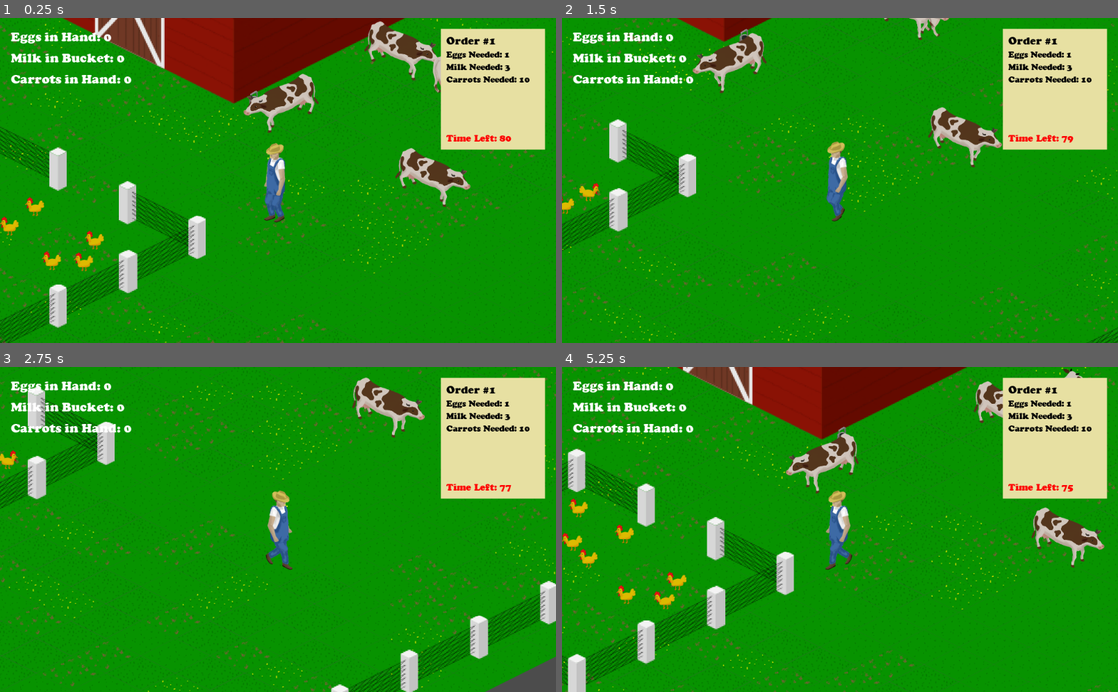
Above: before the commit, frames 1-4 (two rows, left to right).
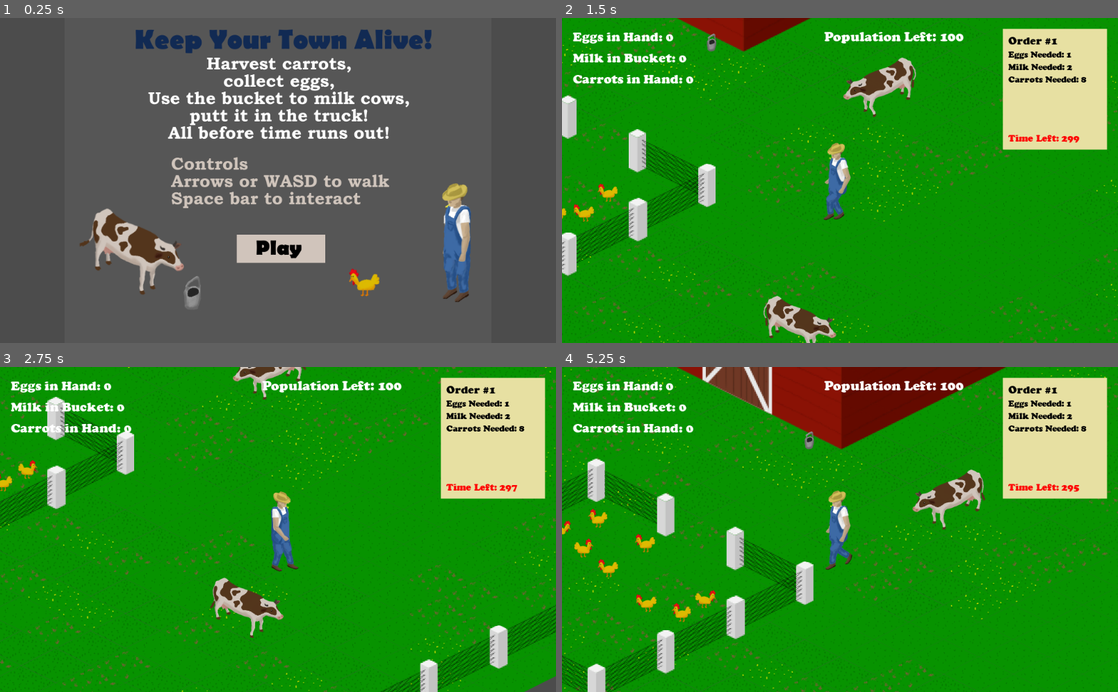
Above: after the commit, the same moments.

Repository: CodeChomper/LDJam46
Game: Godot game, scene res://Scenes/GameIntro.tscn
The game is run twice, just before and just after one commit, with the same random seed, the same clock (stepped at 60 frames per second) and the same inputs. Before the commit the project starts from res://Scenes/Farm.tscn.
Inputs (mouse positions are in pixels of both pictures, inside the frame that each line leads up to):
- Up to frame 1 (0.25 s): no input
- Up to frame 2 (1.5 s): move the mouse to (962, 164) at 0.52 s; hold Right (ui_right) 0.53-1.28 s; tap Space (Interact) at 0.6, 1.35 s; click (962, 164) at 0.67 s; move the mouse to (728, 196) at 1.27 s; hold Down (ui_down) from 1.28 s (still down); click (728, 196) at 1.42 s
- Up to frame 3 (2.75 s): move the mouse to (333, 458) at 2.02 s; release Down (ui_down) at 2.03 s; hold Right (ui_right) from 2.03 s (still down); tap Space (Interact) at 2.1 s; click (333, 458) at 2.17 s
- Up to frame 4 (5.25 s): move the mouse to (812, 594) at 2.77 s; release Right (ui_right) at 2.78 s; hold Up (ui_up) 2.78-3.53 s; tap Space (Interact) every 0.75 s from 2.85 to 5.1 s; click (812, 594) at 2.92 s; move the mouse to (1006, 578) at 3.52 s; hold Left (ui_left) 3.53-5.03 s; click (1006, 578) at 3.67 s; move the mouse to (673, 480) at 4.27 s; click (673, 480) at 4.42 s; move the mouse to (867, 529) at 5.02 s; hold Down (ui_down) from 5.03 s (still down); click (867, 529) at 5.17 s

The runs differ from the first frame. In frame 1, 100% of the frame differs, in the area x 0-100%, y 0-100%; in frame 2, 14%; in frame 3, 15%; in frame 4, 19%.

Commit message:
Thats all folks

Diff:
--- a/Scenes/Chicken.tscn
+++ b/Scenes/Chicken.tscn
@@ -27,6 +27,7 @@
 [ext_resource path="res://Animations/Chicken/Hop_3.png" type="Texture" id=25]
 [ext_resource path="res://Animations/Chicken/LayEgg_0.png" type="Texture" id=26]
 [ext_resource path="res://Scripts/Chicken.gd" type="Script" id=27]
+[ext_resource path="res://Sound/chiken.wav" type="AudioStream" id=28]
 
 [sub_resource type="SpriteFrames" id=1]
 animations = [ {
@@ -86,6 +87,11 @@
 
 [node name="EggTimer" type="Timer" parent="."]
 wait_time = 3.0
+
+[node name="LayEgg" type="AudioStreamPlayer2D" parent="."]
+stream = ExtResource( 28 )
+volume_db = -17.04
+pitch_scale = 1.47
 [connection signal="animation_finished" from="Animations" to="." method="_on_animation_finished"]
 [connection signal="area_entered" from="FarmerDetectionArea" to="." method="_on_FarmerDetectionArea_area_entered"]
 [connection signal="timeout" from="EggTimer" to="." method="_on_EggTimer_timeout"]
--- a/Scenes/Farm.tscn
+++ b/Scenes/Farm.tscn
@@ -544,23 +544,23 @@
 z_index = 1
 
 [node name="Cow" parent="YSort" instance=ExtResource( 9 )]
-position = Vector2( 672.98, 351.819 )
+position = Vector2( 376, 704 )
 z_index = 1
 
 [node name="Cow2" parent="YSort" instance=ExtResource( 9 )]
-position = Vector2( 615.933, 117.235 )
+position = Vector2( -32, -672 )
 z_index = 1
 
 [node name="Cow3" parent="YSort" instance=ExtResource( 9 )]
-position = Vector2( 427.188, 214.712 )
+position = Vector2( 624, 264 )
 z_index = 1
 
 [node name="Cow4" parent="YSort" instance=ExtResource( 9 )]
-position = Vector2( 818.392, -13.8763 )
+position = Vector2( -496, -248 )
 z_index = 1
 
 [node name="Cow5" parent="YSort" instance=ExtResource( 9 )]
-position = Vector2( 731.787, 157.327 )
+position = Vector2( -1168, -144 )
 z_index = 1
 
 [node name="Chicken" parent="YSort" instance=ExtResource( 4 )]
@@ -591,6 +591,7 @@
 position = Vector2( 46.8182, 519.541 )
 
 [node name="Bucket" parent="YSort" instance=ExtResource( 7 )]
+position = Vector2( 264, 208 )
 z_index = 1
 
 [node name="TruckResetArea" type="Area2D" parent="."]
--- a/Scenes/Farmer.tscn
+++ b/Scenes/Farmer.tscn
@@ -101,6 +101,9 @@
 [ext_resource path="res://Animations/Farmer/FarmerUp-WalkBucket_09.png" type="Texture" id=99]
 [ext_resource path="res://Animations/Farmer/FarmerDown-WalkBucket_07.png" type="Texture" id=100]
 [ext_resource path="res://Animations/Farmer/FarmerUp-Walk_00.png" type="Texture" id=101]
+[ext_resource path="res://Sound/mooo.wav" type="AudioStream" id=102]
+[ext_resource path="res://Sound/footsteps.wav" type="AudioStream" id=103]
+[ext_resource path="res://Sound/DropInTruck.wav" type="AudioStream" id=104]
 [ext_resource path="res://Animations/Farmer/FarmerDown-Milk_02.png" type="Texture" id=105]
 [ext_resource path="res://Animations/Farmer/FarmerDown-Milk_01.png" type="Texture" id=106]
 [ext_resource path="res://Animations/Farmer/FarmerDown-Milk_03.png" type="Texture" id=107]
@@ -121,6 +124,7 @@
 [ext_resource path="res://Animations/Farmer/FarmerDown-Milk_09.png" type="Texture" id=122]
 [ext_resource path="res://Animations/Farmer/FarmerUp-Milk_00.png" type="Texture" id=123]
 [ext_resource path="res://Animations/Farmer/FarmerDown-Milk_06.png" type="Texture" id=124]
+[ext_resource path="res://Sound/Fail.wav" type="AudioStream" id=125]
 
 [sub_resource type="SpriteFrames" id=1]
 animations = [ {
@@ -213,6 +217,20 @@
 [node name="CollisionShape2D" type="CollisionShape2D" parent="FarmerArea2D"]
 position = Vector2( -0.970642, 32.0299 )
 shape = SubResource( 3 )
+
+[node name="MooPlayer" type="AudioStreamPlayer2D" parent="."]
+stream = ExtResource( 102 )
+
+[node name="Footsteeps" type="AudioStreamPlayer2D" parent="."]
+stream = ExtResource( 103 )
+pitch_scale = 1.07
+
+[node name="DeliverGoods" type="AudioStreamPlayer2D" parent="."]
+stream = ExtResource( 104 )
+pitch_scale = 0.77
+
+[node name="FailOrder" type="AudioStreamPlayer2D" parent="."]
+stream = ExtResource( 125 )
 [connection signal="animation_finished" from="Animations" to="." method="_on_animation_finished"]
 [connection signal="area_entered" from="FarmerArea2D" to="." method="_on_FarmerArea2D_area_entered"]
 [connection signal="area_exited" from="FarmerArea2D" to="." method="_on_FarmerArea2D_area_exited"]
--- /dev/null
+++ b/Scenes/GameIntro.tscn
@@ -0,0 +1,25 @@
+[gd_scene load_steps=3 format=2]
+
+[ext_resource path="res://GameIntro.png" type="Texture" id=1]
+[ext_resource path="res://Scripts/GameIntro.gd" type="Script" id=2]
+
+[node name="Control" type="Control"]
+anchor_right = 1.0
+anchor_bottom = 1.0
+script = ExtResource( 2 )
+__meta__ = {
+"_edit_use_anchors_": false
+}
+
+[node name="CenterContainer" type="CenterContainer" parent="."]
+anchor_right = 1.0
+anchor_bottom = 1.0
+__meta__ = {
+"_edit_use_anchors_": false
+}
+
+[node name="TextureRect" type="TextureRect" parent="CenterContainer"]
+margin_left = 119.0
+margin_right = 905.0
+margin_bottom = 600.0
+texture = ExtResource( 1 )
--- /dev/null
+++ b/Scenes/GameOver.tscn
@@ -0,0 +1,46 @@
+[gd_scene load_steps=5 format=2]
+
+[ext_resource path="res://Scripts/GameOver.gd" type="Script" id=1]
+[ext_resource path="res://PlayAgainOver.png" type="Texture" id=2]
+[ext_resource path="res://GameOver.png" type="Texture" id=3]
+[ext_resource path="res://PlayAgainUp.png" type="Texture" id=4]
+
+[node name="Node2D" type="Node2D"]
+script = ExtResource( 1 )
+
+[node name="CanvasLayer" type="CanvasLayer" parent="."]
+
+[node name="VBoxContainer" type="VBoxContainer" parent="CanvasLayer"]
+anchor_right = 1.0
+anchor_bottom = 1.0
+__meta__ = {
+"_edit_use_anchors_": false
+}
+
+[node name="CenterContainer" type="CenterContainer" parent="CanvasLayer/VBoxContainer"]
+margin_right = 1024.0
+margin_bottom = 600.0
+size_flags_horizontal = 3
+size_flags_vertical = 3
+
+[node name="TextureRect" type="TextureRect" parent="CanvasLayer/VBoxContainer/CenterContainer"]
+margin_left = 119.0
+margin_right = 905.0
+margin_bottom = 600.0
+size_flags_horizontal = 3
+size_flags_vertical = 3
+texture = ExtResource( 3 )
+
+[node name="CenterContainer2" type="CenterContainer" parent="CanvasLayer/VBoxContainer/CenterContainer"]
+margin_left = 349.0
+margin_top = 259.0
+margin_right = 674.0
+margin_bottom = 341.0
+
+[node name="TextureButton" type="TextureButton" parent="CanvasLayer/VBoxContainer/CenterContainer/CenterContainer2"]
+margin_right = 325.0
+margin_bottom = 82.0
+texture_normal = ExtResource( 4 )
+texture_pressed = ExtResource( 2 )
+texture_hover = ExtResource( 2 )
+[connection signal="button_down" from="CanvasLayer/VBoxContainer/CenterContainer/CenterContainer2/TextureButton" to="." method="_on_TextureButton_button_down"]
--- a/Scenes/Truck.tscn
+++ b/Scenes/Truck.tscn
@@ -1,7 +1,8 @@
-[gd_scene load_steps=4 format=2]
+[gd_scene load_steps=5 format=2]
 
 [ext_resource path="res://Props/Truck.png" type="Texture" id=1]
 [ext_resource path="res://Scripts/Truck.gd" type="Script" id=2]
+[ext_resource path="res://Sound/TruckDriveAway.wav" type="AudioStream" id=3]
 
 [sub_resource type="CircleShape2D" id=1]
 radius = 161.922
@@ -25,4 +26,7 @@
 
 [node name="CollisionPolygon2D" type="CollisionPolygon2D" parent="."]
 polygon = PoolVector2Array( -273.532, -74.6395, -125.278, -164.209, 292.302, 64.348, 81.6587, 208.277, -300.711, 18.0188 )
+
+[node name="DriveAway" type="AudioStreamPlayer2D" parent="."]
+stream = ExtResource( 3 )
 [connection signal="area_entered" from="TruckArea" to="." method="_on_TruckArea_area_entered"]
--- a/Scenes/UI.tscn
+++ b/Scenes/UI.tscn
@@ -6,6 +6,10 @@
 
 [sub_resource type="DynamicFont" id=1]
 size = 24
+font_data = ExtResource( 1 )
+
+[sub_resource type="DynamicFont" id=5]
+size = 25
 font_data = ExtResource( 1 )
 
 [sub_resource type="DynamicFont" id=2]
@@ -34,31 +38,49 @@
 }
 
 [node name="LeftColumn" type="VBoxContainer" parent="."]
-margin_right = 788.0
+margin_right = 392.0
 margin_bottom = 560.0
 size_flags_horizontal = 3
 size_flags_vertical = 3
 custom_constants/separation = 10
 
 [node name="EggsLabel" type="Label" parent="LeftColumn"]
-margin_right = 788.0
+margin_right = 392.0
 margin_bottom = 29.0
 custom_fonts/font = SubResource( 1 )
 text = "Eggs in Hand: 0	"
 
 [node name="MilkLabel" type="Label" parent="LeftColumn"]
 margin_top = 39.0
-margin_right = 788.0
+margin_right = 392.0
 margin_bottom = 68.0
 custom_fonts/font = SubResource( 1 )
 text = "Milk in Bucket: 0	"
 
 [node name="CarrotLabel" type="Label" parent="LeftColumn"]
 margin_top = 78.0
-margin_right = 788.0
+margin_right = 392.0
 margin_bottom = 107.0
 custom_fonts/font = SubResource( 1 )
 text = "Carrots in Hand: 0	"
+
+[node name="VBoxContainer" type="VBoxContainer" parent="."]
+margin_left = 396.0
+margin_right = 788.0
+margin_bottom = 560.0
+size_flags_horizontal = 3
+size_flags_vertical = 3
+
+[node name="CenterContainer" type="CenterContainer" parent="VBoxContainer"]
+margin_right = 392.0
+margin_bottom = 29.0
+
+[node name="PopulationLabel" type="Label" parent="VBoxContainer/CenterContainer"]
+margin_left = 88.0
+margin_right = 304.0
+margin_bottom = 29.0
+custom_fonts/font = SubResource( 5 )
+text = "People Left: 1000"
 
 [node name="MarginContainer" type="MarginContainer" parent="."]
 margin_left = 792.0
--- a/Scripts/Chicken.gd
+++ b/Scripts/Chicken.gd
@@ -63,6 +63,7 @@
 
 
 func _on_EggTimer_timeout():
+	$LayEgg.play()
 	var e = egg.instance()
 	get_parent().add_child(e)
 	var pos = anim.global_position
--- a/Scripts/Farmer.gd
+++ b/Scripts/Farmer.gd
@@ -25,10 +25,15 @@
 func _on_new_order():
 	print("Player sees the new order!!!!!!")
 	pass
+func _on_fail_order():
+	$FailOrder.play()
+	pass
+
 func _ready():
 	anim = $Animations
 	bucket = get_parent().find_node("Bucket")
 	Globals.connect("new_order_sig", self, "_on_new_order")
+	Globals.connect("fail_order_sig", self, "_on_fail_order")
 	pass # Replace with function body.
 
 
@@ -37,6 +42,8 @@
 # Called every frame. 'delta' is the elapsed time since the previous frame.
 func _process(delta):
 	if(Input.is_action_pressed("ui_left")):
+		if not $Footsteeps.playing:
+			$Footsteeps.play()
 		interacting = false
 		fliped = true
 		up = true
@@ -47,6 +54,8 @@
 		motion.x = -SPEED
 		motion.y = (-SPEED/2)
 	elif(Input.is_action_pressed("ui_right")):
+		if not $Footsteeps.playing:
+			$Footsteeps.play()
 		interacting = false
 		fliped = true
 		up = false
@@ -57,6 +66,8 @@
 		motion.x = SPEED
 		motion.y = (SPEED/2)
 	elif(Input.is_action_pressed("ui_up")):
+		if not $Footsteeps.playing:
+			$Footsteeps.play()
 		interacting = false
 		fliped = false
 		up = true
@@ -67,6 +78,8 @@
 		motion.x = SPEED
 		motion.y = (-SPEED/2)
 	elif(Input.is_action_pressed("ui_down")):
+		if not $Footsteeps.playing:
+			$Footsteeps.play()
 		interacting = false
 		fliped = false
 		up = false
@@ -79,6 +92,7 @@
 	elif(Input.is_action_just_pressed("Interact")):
 		interacting = true
 		if near_truck:
+			$DeliverGoods.play()
 			Globals.deposit_goods()
 #		if near_truck and holding_bucket:
 #			Globals.deposit_milk()
@@ -112,6 +126,7 @@
 			bucket.visible = false
 			holding_bucket = true
 		elif holding_bucket and near_cow:
+			$MooPlayer.play()
 			if up:
 				anim.play('MilkUp')
 			else:
@@ -136,6 +151,7 @@
 
 
 	else:
+		$Footsteeps.stop()
 		if interacting:
 			return
 		if(up):
--- /dev/null
+++ b/Scripts/GameIntro.gd
@@ -0,0 +1,18 @@
+extends Control
+
+
+# Declare member variables here. Examples:
+# var a = 2
+# var b = "text"
+
+
+# Called when the node enters the scene tree for the first time.
+func _ready():
+	pass # Replace with function body.
+
+
+# Called every frame. 'delta' is the elapsed time since the previous frame.
+func _process(delta):
+	if Input.is_mouse_button_pressed(BUTTON_LEFT):
+		get_tree().change_scene("res://Scenes/Farm.tscn")
+	pass
--- /dev/null
+++ b/Scripts/GameOver.gd
@@ -0,0 +1,22 @@
+extends Node2D
+
+
+# Declare member variables here. Examples:
+# var a = 2
+# var b = "text"
+
+
+# Called when the node enters the scene tree for the first time.
+func _ready():
+	pass # Replace with function body.
+
+
+# Called every frame. 'delta' is the elapsed time since the previous frame.
+#func _process(delta):
+#	pass
+
+
+func _on_TextureButton_button_down():
+	Globals.reset()
+	get_tree().change_scene("res://Scenes/Farm.tscn")
+	pass # Replace with function body.
--- a/Scripts/Globals.gd
+++ b/Scripts/Globals.gd
@@ -12,7 +12,18 @@
 var carrots_needed
 var order_timer
 var level
+var people_left = 100
 signal new_order_sig
+signal fail_order_sig
+
+func _process(delta):
+	if(Input.is_action_just_released("NewOrder")):
+		eggs_in_truck = 10000000
+		milk_in_truck = 1000000
+		carrots_in_truck = 1000000
+		check_if_order_is_complete()
+	if(Input.is_action_just_pressed("FailOrder")):
+		_on_order_timer_time_out()
 
 func _ready():
 	randy = RandomNumberGenerator.new()
@@ -36,15 +47,19 @@
 	carrots_in_hand = 0
 	carrots_needed = 0
 	carrots_in_truck = 0
+	people_left = 100
 
 
 func new_order():
-	eggs_needed = randy.randi_range(1, level * 2)
-	milk_needed = 3
-	carrots_needed = 10
+	eggs_needed = randy.randi_range(level, level * 2)
+	milk_needed = randy.randi_range(level, level * 2)
+	carrots_needed = randy.randi_range(level*4, level*10)
 
 	# if level one give them way more time
-	order_timer.wait_time = 20 * (eggs_needed + milk_needed)
+	if level == 1:
+		order_timer.wait_time = 60*5
+	else:
+		order_timer.wait_time = 15 * (eggs_needed + milk_needed)
 	order_timer.start()
 
 func deposit_goods():
@@ -83,4 +98,10 @@
 		new_order()
 
 func _on_order_timer_time_out():
+	emit_signal("fail_order_sig")
+	people_left -= 25
+	if people_left <= 0:
+		get_tree().change_scene("res://Scenes/GameOver.tscn")
+		#fail game
+		pass
 	print("Order Failed!")
--- a/Scripts/Truck.gd
+++ b/Scripts/Truck.gd
@@ -13,12 +13,15 @@
 	pass # Replace with function body.
 
 func _on_new_order_sig():
+	$DriveAway.play()
 	drive = true
 	pass
 
 # Called every frame. 'delta' is the elapsed time since the previous frame.
 func _process(delta):
 	if drive:
+		if not $DriveAway.playing:
+			$DriveAway.play()
 		position += Vector2(SPEED, SPEED/2)
 	pass
 
@@ -30,4 +33,5 @@
 
 	if area.name == "TruckStopArea" and can_stop:
 		drive = false
+		$DriveAway.stop()
 	pass # Replace with function body.
--- a/Scripts/UIController.gd
+++ b/Scripts/UIController.gd
@@ -27,4 +27,6 @@
 	$MarginContainer/OrderPaper/TimeLeftLabel.text = "Time Left: " + str(round(Globals.order_timer.time_left))
 
 	$LeftColumn/CarrotLabel.text = "Carrots in Hand: " + str(Globals.carrots_in_hand)
+
+	$VBoxContainer/CenterContainer/PopulationLabel.text = "Population Left: " + str(Globals.people_left)
 	pass
--- a/project.godot
+++ b/project.godot
@@ -16,7 +16,7 @@
 [application]
 
 config/name="Ld Jam 46"
-run/main_scene="res://Scenes/Farm.tscn"
+run/main_scene="res://Scenes/GameIntro.tscn"
 config/icon="res://icon.png"
 
 [autoload]
@@ -48,6 +48,34 @@
 
 [input]
 
+ui_left={
+"deadzone": 0.5,
+"events": [ Object(InputEventKey,"resource_local_to_scene":false,"resource_name":"","device":0,"alt":false,"shift":false,"control":false,"meta":false,"command":false,"pressed":false,"scancode":16777231,"unicode":0,"echo":false,"script":null)
+, Object(InputEventJoypadButton,"resource_local_to_scene":false,"resource_name":"","device":0,"button_index":14,"pressure":0.0,"pressed":false,"script":null)
+, Object(InputEventKey,"resource_local_to_scene":false,"resource_name":"","device":0,"alt":false,"shift":false,"control":false,"meta":false,"command":false,"pressed":false,"scancode":65,"unicode":0,"echo":false,"script":null)
+ ]
+}
+ui_right={
+"deadzone": 0.5,
+"events": [ Object(InputEventKey,"resource_local_to_scene":false,"resource_name":"","device":0,"alt":false,"shift":false,"control":false,"meta":false,"command":false,"pressed":false,"scancode":16777233,"unicode":0,"echo":false,"script":null)
+, Object(InputEventJoypadButton,"resource_local_to_scene":false,"resource_name":"","device":0,"button_index":15,"pressure":0.0,"pressed":false,"script":null)
+, Object(InputEventKey,"resource_local_to_scene":false,"resource_name":"","device":0,"alt":false,"shift":false,"control":false,"meta":false,"command":false,"pressed":false,"scancode":68,"unicode":0,"echo":false,"script":null)
+ ]
+}
+ui_up={
+"deadzone": 0.5,
+"events": [ Object(InputEventKey,"resource_local_to_scene":false,"resource_name":"","device":0,"alt":false,"shift":false,"control":false,"meta":false,"command":false,"pressed":false,"scancode":16777232,"unicode":0,"echo":false,"script":null)
+, Object(InputEventJoypadButton,"resource_local_to_scene":false,"resource_name":"","device":0,"button_index":12,"pressure":0.0,"pressed":false,"script":null)
+, Object(InputEventKey,"resource_local_to_scene":false,"resource_name":"","device":0,"alt":false,"shift":false,"control":false,"meta":false,"command":false,"pressed":false,"scancode":87,"unicode":0,"echo":false,"script":null)
+ ]
+}
+ui_down={
+"deadzone": 0.5,
+"events": [ Object(InputEventKey,"resource_local_to_scene":false,"resource_name":"","device":0,"alt":false,"shift":false,"control":false,"meta":false,"command":false,"pressed":false,"scancode":16777234,"unicode":0,"echo":false,"script":null)
+, Object(InputEventJoypadButton,"resource_local_to_scene":false,"resource_name":"","device":0,"button_index":13,"pressure":0.0,"pressed":false,"script":null)
+, Object(InputEventKey,"resource_local_to_scene":false,"resource_name":"","device":0,"alt":false,"shift":false,"control":false,"meta":false,"command":false,"pressed":false,"scancode":83,"unicode":0,"echo":false,"script":null)
+ ]
+}
 Interact={
 "deadzone": 0.5,
 "events": [ Object(InputEventKey,"resource_local_to_scene":false,"resource_name":"","device":0,"alt":false,"shift":false,"control":false,"meta":false,"command":false,"pressed":false,"scancode":32,"unicode":0,"echo":false,"script":null)
Binary file added: GameIntro.png
Not shown, added: GameIntro.png.import
Binary file added: GameIntro_bak.png
Not shown, added: GameIntro_bak.png.import
Binary file added: GameOver.png
Not shown, added: GameOver.png.import
Binary file added: GameOver_bak.png
Not shown, added: GameOver_bak.png.import
Binary file added: PlayAgainOver.png
Not shown, added: PlayAgainOver.png.import
Binary file added: PlayAgainUp.png
Not shown, added: PlayAgainUp.png.import
(and 17 more such lines)
